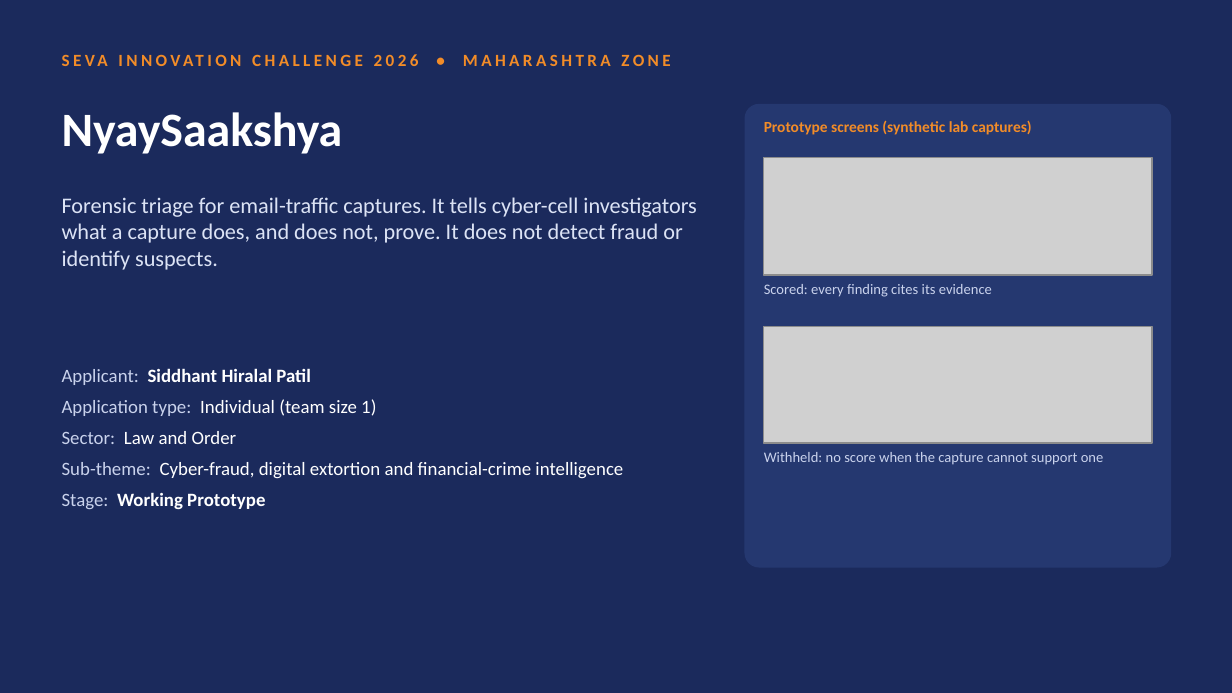
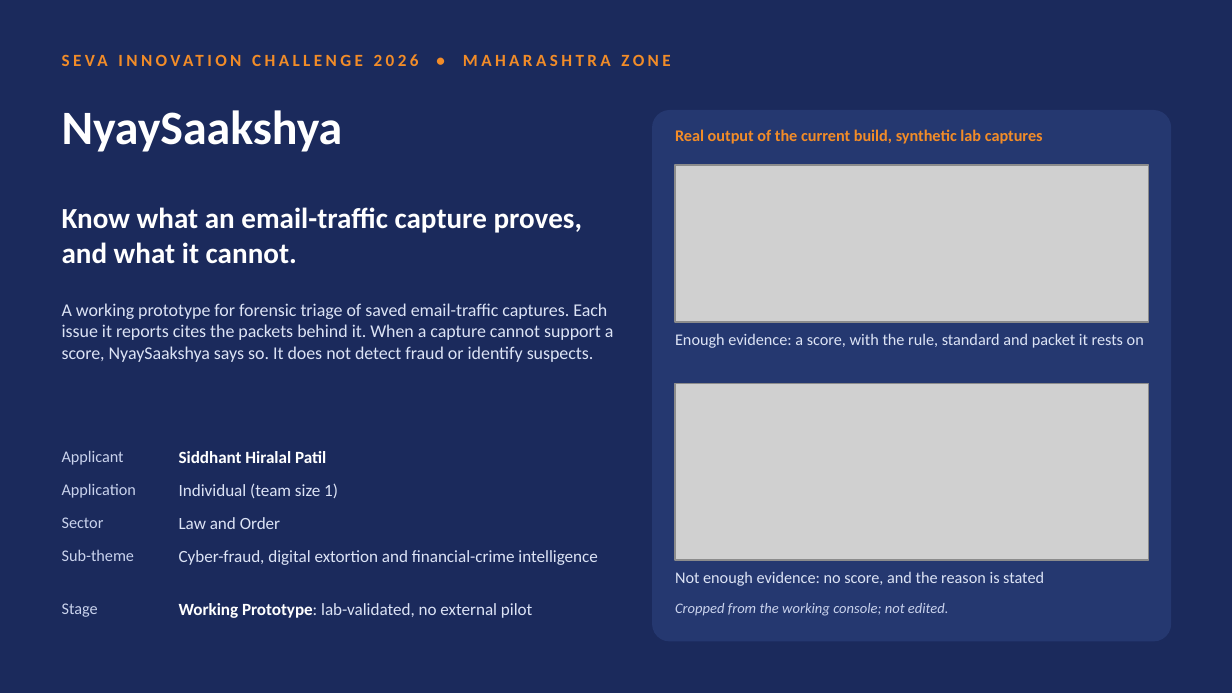
Before and after one commit to Sidd927/NyaySaakshya, a slide deck: slide 1 of submission/seva-innovation-challenge-2026/NyaySaakshya_Seva_Innovation_Challenge_2026.pptx. Drawn at 1232x693 pixels with LibreOffice and Linux fonts; fonts in the diff are those of the drawing; grey boxes stand for pictures. Boxes give left, top, right and bottom in pixels: in the first picture for what was removed or moved away, otherwise in the second. Text is boxed around its words. In the diff, an @@ line names an element or a change of style, - is before the commit and + after.

```diff
--- a/submission/seva-innovation-challenge-2026/NyaySaakshya_Seva_Innovation_Challenge_2026.pptx
+++ b/submission/seva-innovation-challenge-2026/NyaySaakshya_Seva_Innovation_Challenge_2026.pptx
@@ rounded rectangle: place and size @@
-rounded rectangle at (745,105,1170,567)
+rounded rectangle at (653,111,1170,641)
@@ text at (675,129,1043,144): text changed; size 9 to 9.5 pt @@
-Prototype screens (synthetic lab captures)
+Real output of the current build, synthetic lab captures
@@ picture: place and size @@
-picture at (764,158,1152,275)
+picture at (675,165,1148,322)
@@ text removed at (62,197,696,270) @@
-Forensic triage for email-traffic captures. It tells cyber-cell investigators what a capture does, and does not, prove. It does not detect fraud or identify suspects.
@@ text added at (62,207,582,264), 17 pt, text #FFFFFF, bold @@
+Know what an email-traffic capture proves, and what it cannot.
@@ text removed at (764,284,992,297) @@
-Scored: every finding cites its evidence
@@ text added at (62,303,614,362), 10.5 pt, text #DCE3F5 @@
+A working prototype for forensic triage of saved email-traffic captures. Each issue it reports cites the packets behind it. When a capture cannot support a score, NyaySaakshya says so. It does not detect fraud or identify suspects.
@@ picture removed at (764,326,1152,442) @@
@@ text added at (675,333,1144,348), 9.5 pt, text #DCE3F5 @@
+Enough evidence: a score, with the rule, standard and packet it rests on
@@ text removed at (62,368,623,509) @@
-Applicant: Siddhant Hiralal Patil
-Application type: Individual (team size 1)
-Sector: Law and Order
-Sub-theme: Cyber-fraud, digital extortion and financial-crime intelligence
-Stage: Working Prototype
@@ picture added at (675,383,1148,559) @@
@@ text added at (62,450,124,465), 9.5 pt, text #C9D2EC @@
+Applicant
@@ text added at (179,451,326,463), 10 pt, text #FFFFFF, bold @@
+Siddhant Hiralal Patil
@@ text removed at (764,452,1104,465) @@
-Withheld: no score when the capture cannot support one
@@ text added at (62,483,136,498), 9.5 pt, text #C9D2EC @@
+Application
@@ text added at (179,483,338,498), 10 pt, text #DCE3F5 @@
+Individual (team size 1)
@@ text added at (62,517,104,528), 9.5 pt, text #C9D2EC @@
+Sector
@@ text added at (179,517,280,529), 10 pt, text #DCE3F5 @@
+Law and Order
@@ text added at (62,549,134,561), 9.5 pt, text #C9D2EC @@
+Sub-theme
@@ text added at (179,550,597,565), 10 pt, text #DCE3F5 @@
+Cyber-fraud, digital extortion and financial-crime intelligence
@@ text added at (675,571,1044,586), 9.5 pt, text #DCE3F5 @@
+Not enough evidence: no score, and the reason is stated
@@ text added at (62,603,98,617), 9.5 pt, text #C9D2EC @@
+Stage
@@ text added at (179,603,533,618), 10 pt, text #DCE3F5 @@
+Working Prototype: lab-validated, no external pilot
@@ text added at (675,603,949,616), 8.5 pt, text #C9D2EC, italic @@
+Cropped from the working console; not edited.
```
Also in this commit, not shown: 3 other slides changed, 2 slides added, 2 slides removed, 8 other files.
